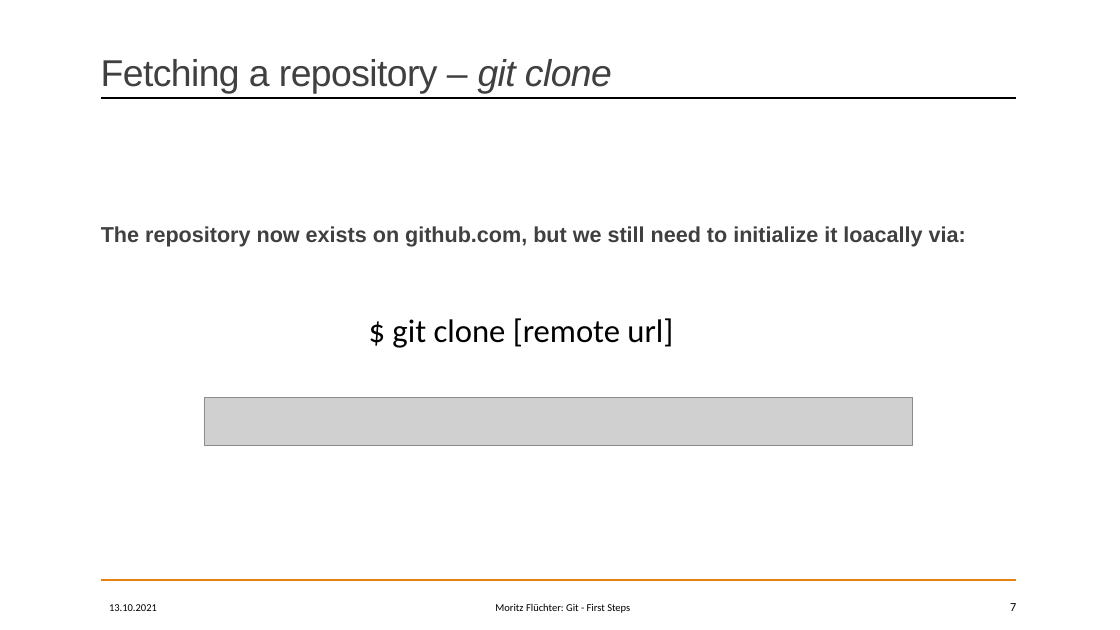
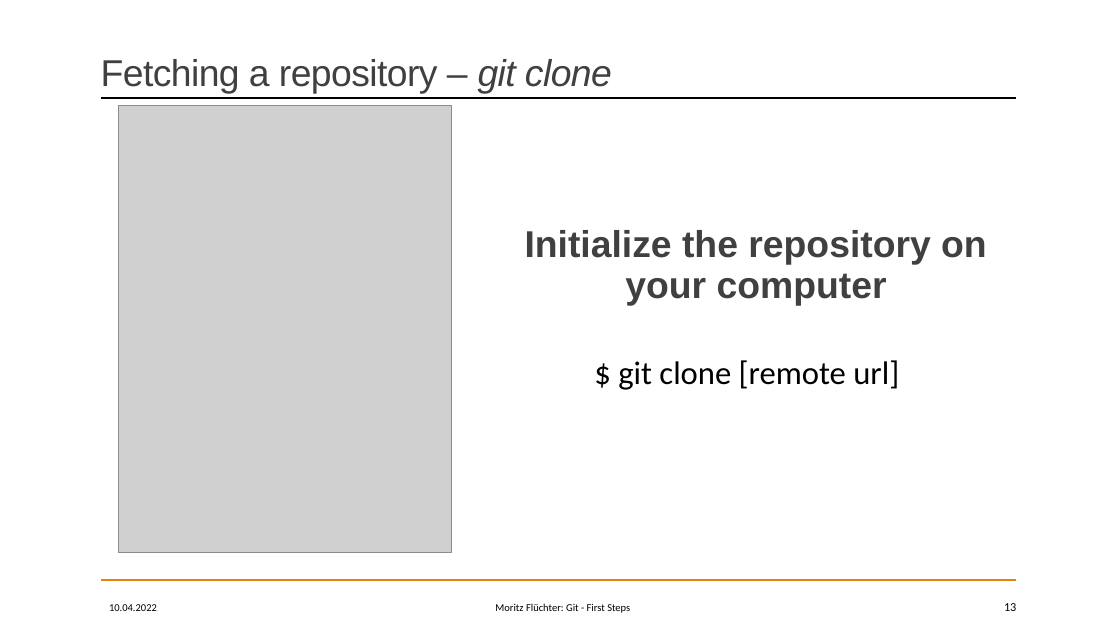
Before and after one commit to MoritzFlu/GitWorkshop, a slide deck: slide 13 of Presentation/02 - First Steps.pptx (slide 7 before the commit). Drawn at 1120x630 pixels with LibreOffice and Linux fonts; fonts in the diff are those of the drawing; grey boxes stand for pictures. Boxes give left, top, right and bottom in pixels: in the first picture for what was removed or moved away, otherwise in the second. Text is boxed around its words. In the diff, an @@ line names an element or a change of style, - is before the commit and + after.

```diff
--- a/Presentation/02 - First Steps.pptx
+++ b/Presentation/02 - First Steps.pptx
@@ picture added at bbox=[118, 106, 451, 553] @@
@@ text at bbox=[525, 230, 987, 305]: text changed; size 18.5 to 32 pt @@
-The repository now exists on github.com, but we still need to initialize it loacally via:
+Initialize the repository on your computer
@@ text "$ git clone [remote url]": place and size @@
-text "$ git clone [remote url]" at bbox=[392, 318, 673, 348]
+text "$ git clone [remote url]" at bbox=[618, 360, 899, 390]
@@ picture removed at bbox=[205, 397, 913, 446] @@
@@ text at bbox=[109, 604, 157, 611]: text changed @@
-13.10.2021
+10.04.2022
@@ page number at bbox=[1004, 603, 1016, 611]: text changed @@
-7
+13
```
Also in this commit, not shown: 14 other slides changed, 12 slides added, 5 other files.
